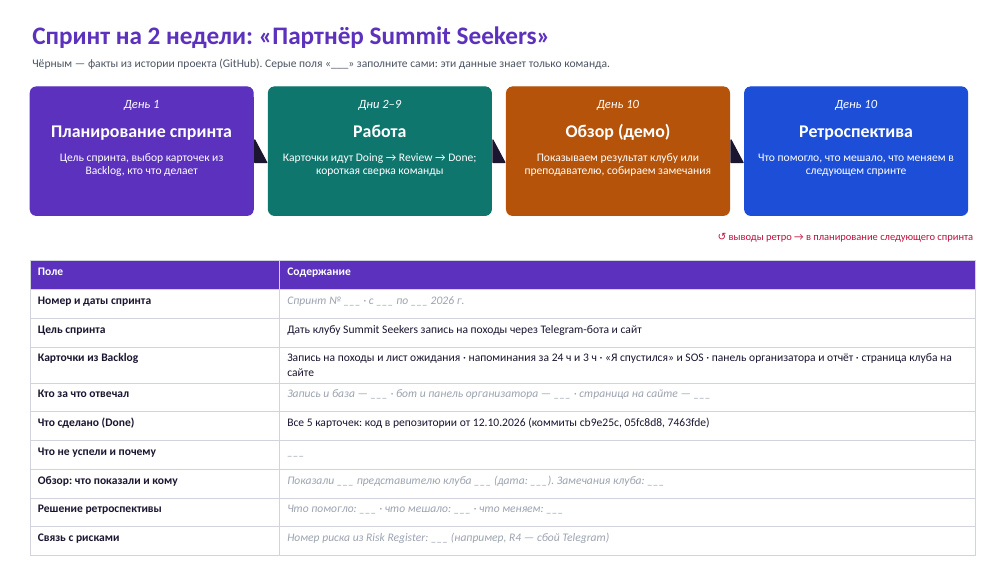
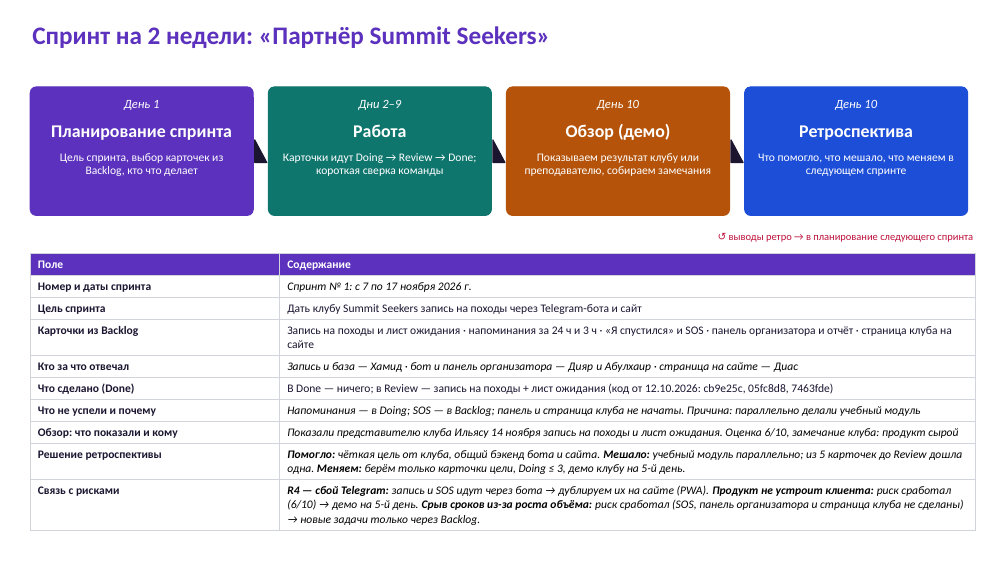
Before and after one commit to taekeanoshi/Almau_messanger, a slide deck: slide 3 of docs/block3/Block3_WBS_Kanban_Sprint.pptx. Drawn at 1008x567 pixels with LibreOffice and Linux fonts; fonts in the diff are those of the drawing. Boxes give left, top, right and bottom in pixels: in the first picture for what was removed or moved away, otherwise in the second. Text is boxed around its words. In the diff, an @@ line names an element or a change of style, - is before the commit and + after.

```diff
--- a/docs/block3/Block3_WBS_Kanban_Sprint.pptx
+++ b/docs/block3/Block3_WBS_Kanban_Sprint.pptx
@@ text removed at box(32, 59, 610, 69) @@
-Чёрным — факты из истории проекта (GitHub). Серые поля «___» заполните сами: эти данные знает только команда.
@@ table at box(30, 253, 975, 529) @@
-row 2, column 2: Спринт № ___ · с ___ по ___ 2026 г.
+row 2, column 2: Спринт № 1: с 7 по 17 ноября 2026 г.
-row 5, column 2: Запись и база — ___ · бот и панель организатора — ___ · страница на сайте — ___
+row 5, column 2: Запись и база — Хамид · бот и панель организатора — Дияр и Абулхаир · страница на сайте — Диас
-row 6, column 2: Все 5 карточек: код в репозитории от 12.10.2026 (коммиты cb9e25c, 05fc8d8, 7463fde)
+row 6, column 2: В Done — ничего; в Review — запись на походы + лист ожидания (код от 12.10.2026: cb9e25c, 05fc8d8, 7463fde)
-row 7, column 2: ___
+row 7, column 2: Напоминания — в Doing; SOS — в Backlog; панель и страница клуба не начаты. Причина: параллельно делали учебный модуль
-row 8, column 2: Показали ___ представителю клуба ___ (дата: ___). Замечания клуба: ___
+row 8, column 2: Показали представителю клуба Ильясу 14 ноября запись на походы и лист ожидания. Оценка 6/10, замечание клуба: продукт сырой
-row 9, column 2: Что помогло: ___ · что мешало: ___ · что меняем: ___
+row 9, column 2: Помогло: чёткая цель от клуба, общий бэкенд бота и сайта. Мешало: учебный модуль параллельно; из 5 карточек до Review дошла одна. Меняем: берём только карточки цели, Doing ≤ 3, демо клубу на 5-й день.
-row 10, column 2: Номер риска из Risk Register: ___ (например, R4 — сбой Telegram)
+row 10, column 2: R4 — сбой Telegram: запись и SOS идут через бота → дублируем их на сайте (PWA). Продукт не устроит клиента: риск сработал (6/10) → демо на 5-й день. Срыв сроков из-за роста объёма: риск сработал (SOS, панель организатора и страница клуба не сделаны) → новые задачи только через Backlog.
@@ table: place and size @@
-table at box(30, 261, 975, 547)
+table at box(30, 253, 975, 529)
```
Also in this commit, not shown: 2 other slides changed, 1 slide added, 1 other file.
